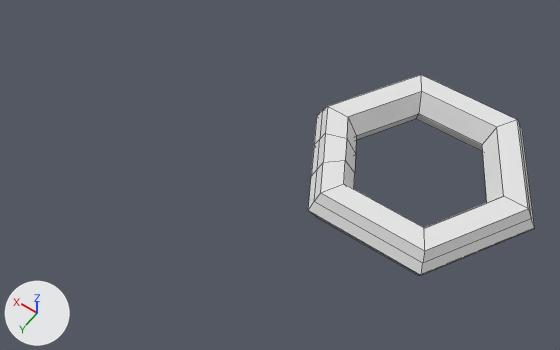
The Blender file obj_key_anyaGupta_01.blend, before and after one commit.
Both versions are drawn from a 50 mm lens placed at (-1.7, 4.8, 6.15), pointed at (1.15, 0.82, -0.11). The lights are fixed; the arrows at lower left show +X, +Y and +Z. The older version comes first. Mesh edges are drawn as thin lines.

The scene before the commit, as lines of its bpy script (objects in view):
```python
me_torus = bpy.data.meshes.new('Torus')
me_torus.from_pydata(...)  # 64 vertices, 64 faces; spans x -1.25..1.25, y -1.08..1.08, z -0.22..0.22
ob_torus = bpy.data.objects.new('Torus', me_torus)
ob_torus.location = (0.0, 0.0, 0.0)
```
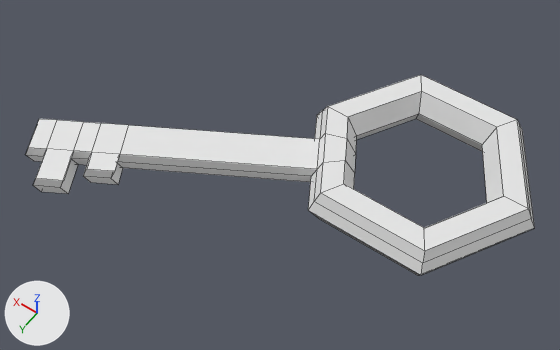
Commit message: Finished the basic structure of the key

The change in detail:
me_torus is used by ob_torus; location (0.0, 0.0, 0.0).
me_torus had 64 vertices, 64 faces and spanned x -1.25..1.25, y -1.08..1.08, z -0.22..0.22.
me_torus now has 106 vertices, 106 faces and spans x -1.25..3.58, y -1.08..2.42, z -0.22..0.22.
Part 1, on me_torus:
2 faces are deleted.
31 vertices are added at x 2.52..3.58, y 1.34..2.28, z -0.11..0.11.
5 new vertices lie (-0.11, 0.19, 0.0) away from vertices in x 2.52..2.76, y 1.68..1.82, z -0.11..0.11.
6 new vertices lie (0.24, 0.14, 0.0) away from vertices in x 2.74..3.18, y 1.59..2.28, z -0.11..0.11.
44 new faces join them.

Boxes (x1, y1, x2, y2) around the edits, measured in the pictures (560 x 350 px):
'Torus', reshaped (124% wider): before (308, 75, 535, 275); after (25, 75, 535, 275)
part 1 of me_torus, built on: before (311, 139, 320, 176); after (25, 119, 320, 194)
